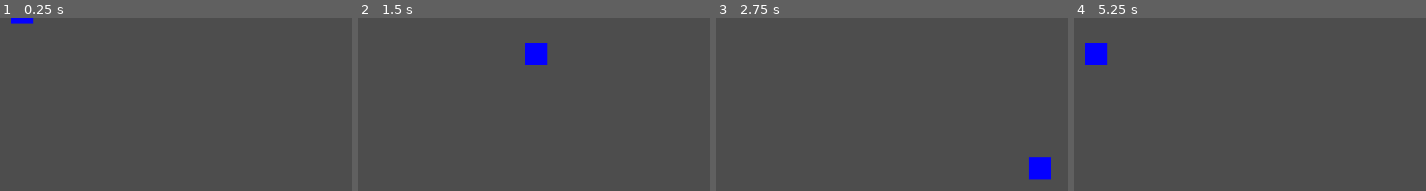
Above: before the commit, frames 1-4 (left to right).
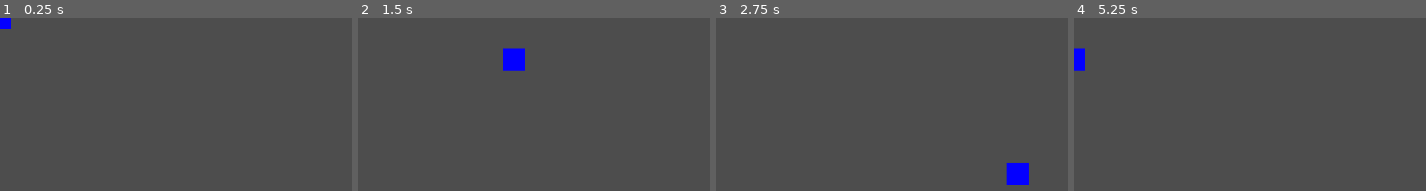
Above: after the commit, the same moments.

Repository: Smoresies/CatStardewZelda
Game: Godot game, scene res://scenes/game.tscn
The game is run twice, just before and just after one commit, with the same random seed, the same clock (stepped at 60 frames per second) and the same inputs.
Inputs:
- Up to frame 1 (0.25 s): no input
- Up to frame 2 (1.5 s): tap Enter at 0.5 s; hold D (move_right) 0.53-1.28 s; hold Space (attack) 0.53-1.28 s; hold S (move_down) from 1.28 s (still down); tap Space (attack) at 1.35 s
- Up to frame 3 (2.75 s): release S (move_down) at 2.03 s; hold D (move_right) from 2.03 s (still down); hold Space (attack) from 2.03 s (still down)
- Up to frame 4 (5.25 s): release D (move_right) at 2.78 s; release Space (attack) at 2.78 s; hold Up (move_up) 2.78-3.53 s; tap Space (attack) at 2.85, 4.35 s; hold Space (attack) 3.53-4.28 s; hold A (move_left) 3.53-5.03 s; hold S (move_down) from 5.03 s (still down); hold Space (attack) from 5.03 s (still down)

The runs differ from the first frame. In frame 1, 0.4% of the frame differs, in the area x 0-10%, y 0-7%; in frame 2, 1.7%, in the area x 41-54%, y 14-31%; in frame 3, 1.7%; in frame 4, 1.2%.

Commit message:
Reset a position teehee

Diff:
--- a/scenes/game.tscn
+++ b/scenes/game.tscn
@@ -5,4 +5,3 @@
 [node name="Game" type="Node2D"]
 
 [node name="Player" parent="." instance=ExtResource("1_yh5eh")]
-position = Vector2(31.8143, -8.41846)
